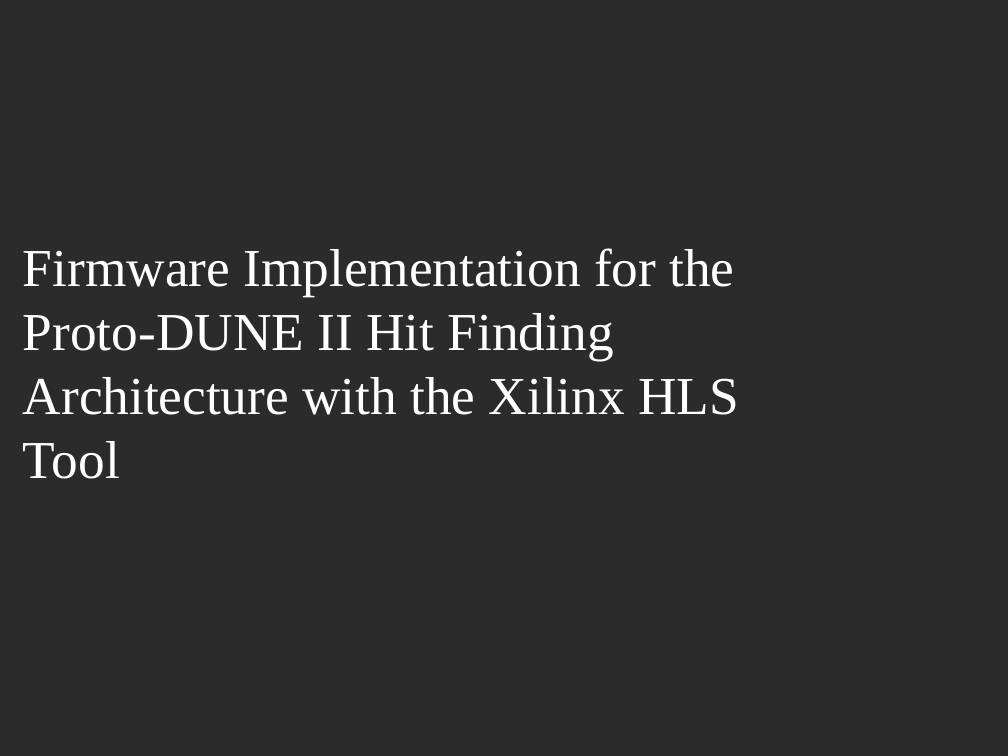
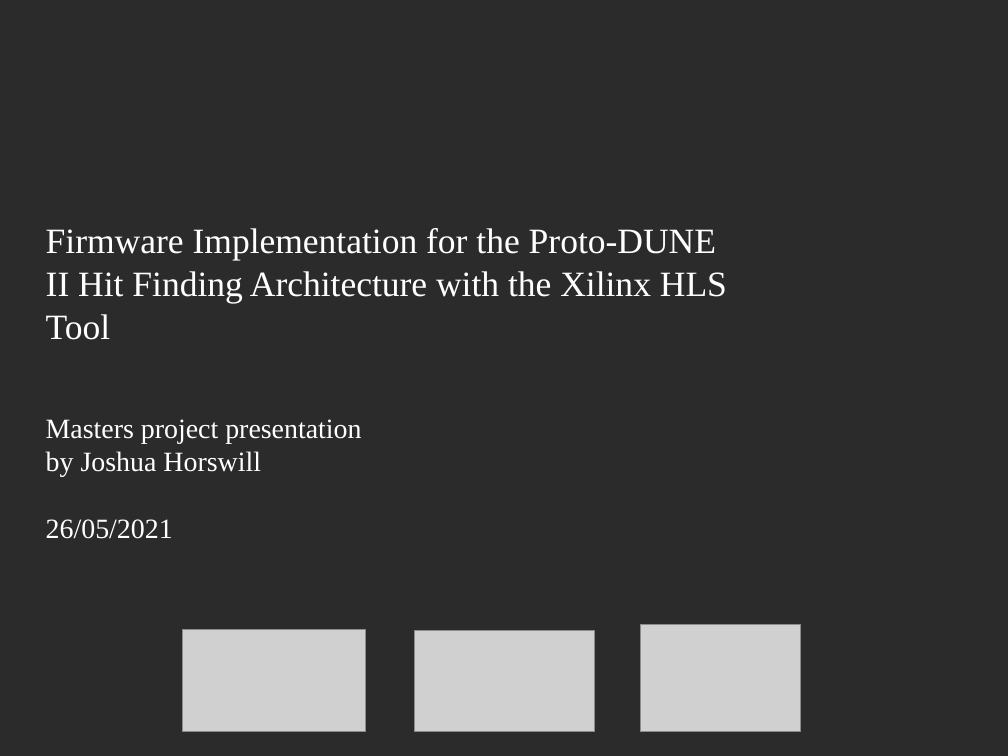
Before and after one commit to JoshCodesPhysics/dune_project, a slide deck: slide 1 of dune_notes/dune_pres/dune_project_pres.odp. Drawn at 1008x756 pixels with LibreOffice and Linux fonts; fonts in the diff are those of the drawing; grey boxes stand for pictures; background and template pictures are left out; a plain dark background stands for a picture behind light text. Boxes give left, top, right and bottom in pixels: in the first picture for what was removed or moved away, otherwise in the second. Text is boxed around its words. In the diff, an @@ line names an element or a change of style, - is before the commit and + after.

```diff
--- a/dune_notes/dune_pres/dune_project_pres.odp
+++ b/dune_notes/dune_pres/dune_project_pres.odp
@@ title at <box>46,228,727,539</box>: text changed; size 42 to 28 pt @@
-Firmware Implementation for the Proto-DUNE II Hit Finding Architecture with the Xilinx HLS Tool
+Firmware Implementation for the Proto-DUNE II Hit Finding Architecture with the Xilinx HLS Tool
+Masters project presentation
+by Joshua Horswill
+26/05/2021
@@ picture added at <box>640,625,800,732</box> @@
@@ picture added at <box>183,630,366,732</box> @@
@@ picture added at <box>414,630,595,732</box> @@
```
Also in this commit, not shown: 8 other slides changed, 7 slides added, 5 slides removed, 3 other files.
